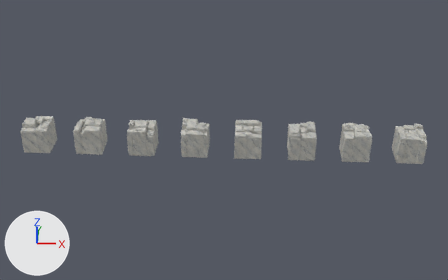
The Blender file assets/custom/source/stone_walls.blend: old version first, new version second.
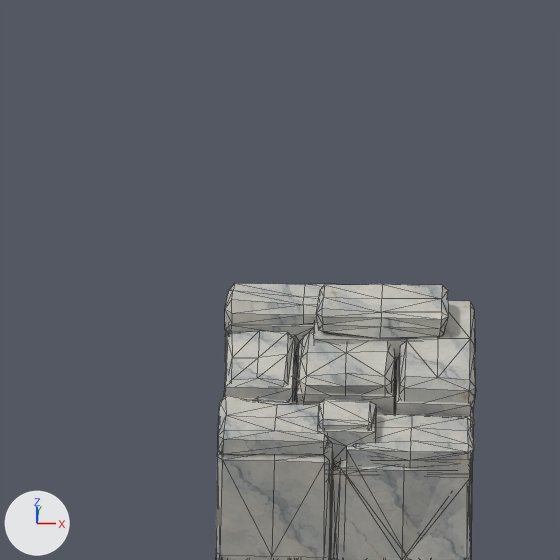
The first picture shows the older version from a camera (50 mm lens) standing at (8.11, -19.88, 13.01) and looking at (7.09, -0.04, 0.53). The close-ups show the older and then the newer version on the part from 47% to 60% of the width and 32% to 53% of the height of that picture. Only the edits that show in the close-ups are written down. Arrows for +X, +Y and +Z are at lower left; the lights stay in place. The close-ups show mesh edges as thin lines.

Names of what the first close-up shows: 'WallStone05'.
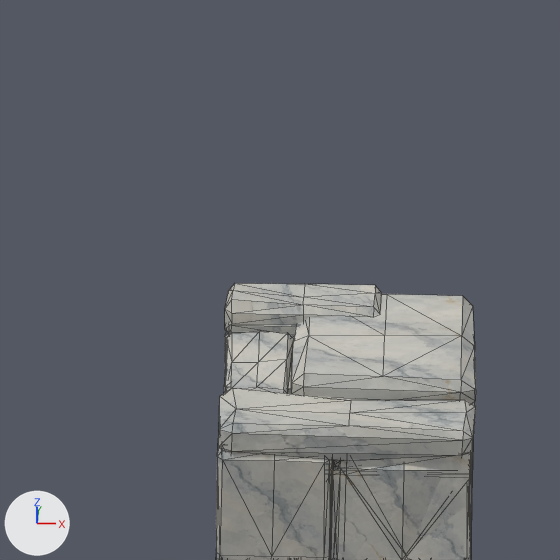
Where the change shows, as pixel boxes (x1, y1, x2, y2) in the close-ups (560 x 560 px; the box of a moved part takes in the faces that stretch with it):
part 1 of me_wallstone05_closedstoneassembly, moved or reshaped
    before: (218, 396, 329, 456)
    after: (218, 388, 476, 461)
part 2 of me_wallstone05_closedstoneassembly, moved or reshaped
    before: (399, 301, 476, 410)
    after: (290, 294, 476, 406)
part 3 of me_wallstone05_closedstoneassembly, deleted
    before: (295, 332, 396, 404)
part 4 of me_wallstone05_closedstoneassembly, deleted
    before: (316, 284, 449, 339)
part 5 of me_wallstone05_closedstoneassembly, deleted
    before: (355, 413, 474, 468)
part 6 of me_wallstone05_closedstoneassembly, deleted
    before: (319, 399, 376, 430)
part 7 of me_wallstone05_closedstoneassembly, moved or reshaped
    before: (224, 331, 294, 396)
    after: (224, 332, 293, 394)

The change in detail:
me_wallstone05_closedstoneassembly is used by ob_wallstone05; location (8.0, 0.0, 0.0).
me_wallstone05_closedstoneassembly had 1076 vertices, 2092 faces and spanned x -0.5..0.5, y -0.5..0.5, z 0.0..1.187.
me_wallstone05_closedstoneassembly now has 910 vertices, 1776 faces and spans x -0.5..0.5, y -0.5..0.5, z 0.0..1.151.
me_wallstone05_closedstoneassembly part 1: the loose piece of 34 vertices spanning x -0.5..-0.064, y -0.5..-0.192, z 0.876..1.029 is multiplied about its middle by the matrix ((2.295, 0.0, 0.0), (0.0, 1.0, 0.0), (0.0, 0.0, 1.231)), then moved by (0.282, 0.0, 0.018).
me_wallstone05_closedstoneassembly part 2: the loose piece of 44 vertices spanning x 0.196..0.499, y -0.167..0.488, z 0.912..1.087 is scaled about its middle by (2.42, 1.07, 1.15), then moved by (-0.215, -0.023, 0.013).
me_wallstone05_closedstoneassembly part 3: the loose piece of 54 vertices spanning x -0.208..0.187, y -0.136..0.278, z 0.828..1.067 is deleted.
me_wallstone05_closedstoneassembly part 4: the loose piece of 44 vertices spanning x -0.135..0.389, y 0.155..0.419, z 1.035..1.187 is deleted.
me_wallstone05_closedstoneassembly part 5: the loose piece of 44 vertices spanning x 0.013..0.495, y -0.497..-0.216, z 0.854..0.986 is deleted.
me_wallstone05_closedstoneassembly part 6: the loose piece of 24 vertices spanning x -0.109..0.114, y -0.445..-0.269, z 0.965..1.061 is deleted.
me_wallstone05_closedstoneassembly part 7: 32 vertices moved from x -0.492..-0.223, y -0.134..0.264, z 0.922..1.047 to x -0.492..-0.223, y -0.208..0.263, z 0.922..1.047.
